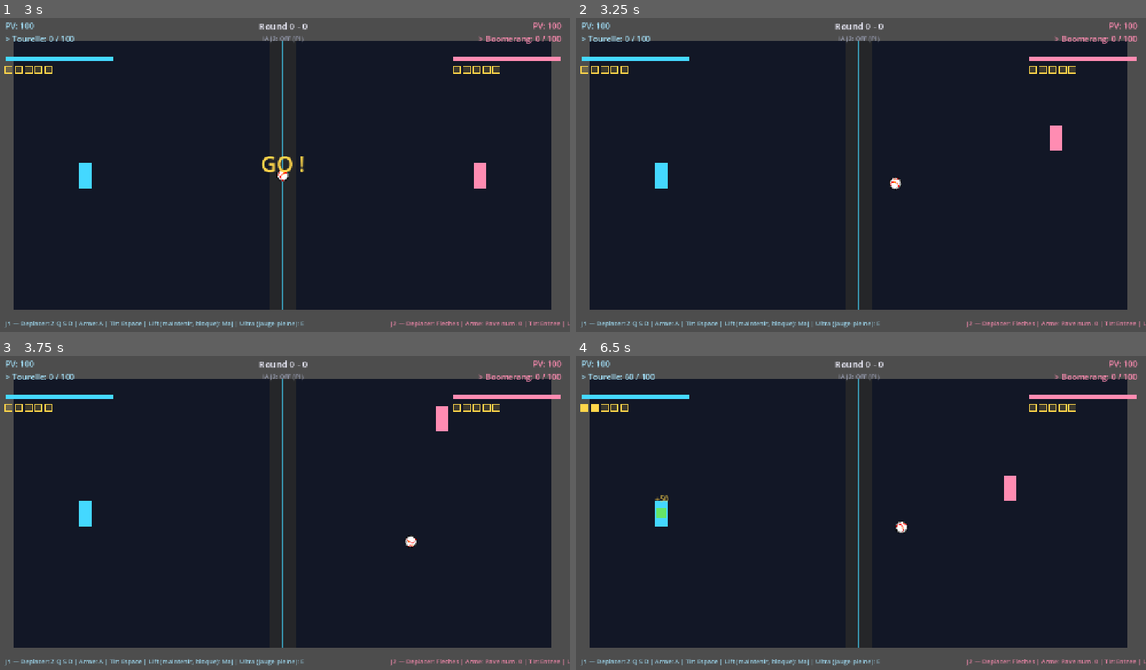
Above: before the commit, frames 1-4 (two rows, left to right).
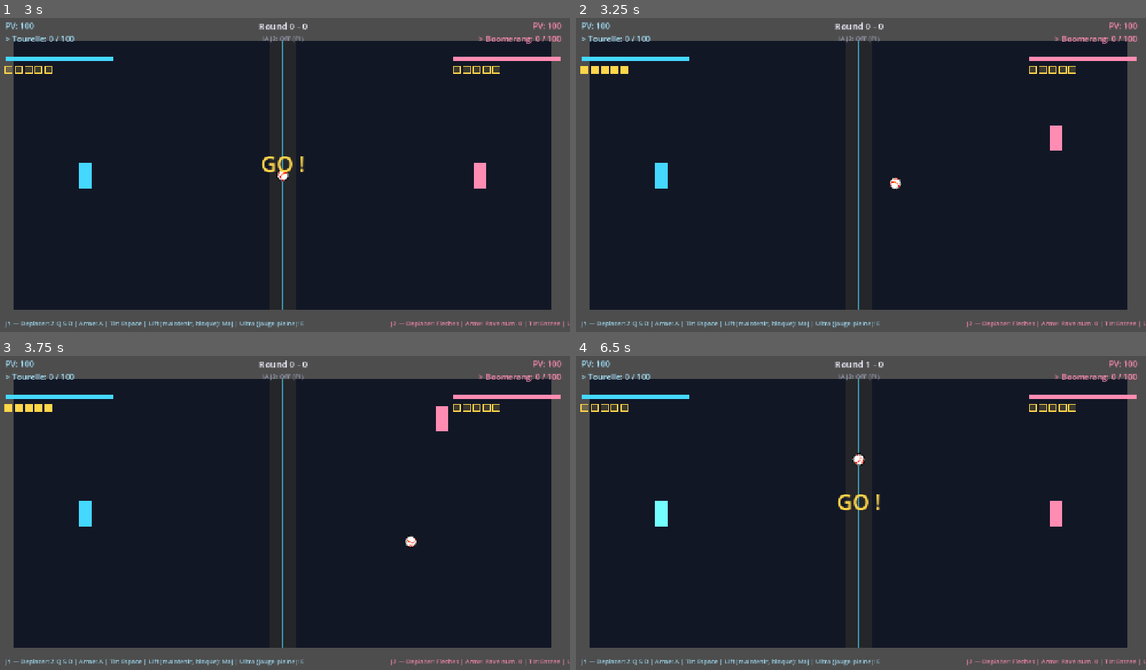
Above: after the commit, the same moments.

Repository: Shakkam/seek_destroy_reflect
Game: Godot game, scene res://scenes/MatchArena.tscn
The game is run twice, just before and just after one commit, with the same random seed, the same clock (stepped at 60 frames per second) and the same inputs. This scene is started directly instead of the project's main scene.
Inputs (mouse positions are in pixels of both pictures, inside the frame that each line leads up to):
- Up to frame 1 (3 s): tap Enter at 0.5, 2 s; move the mouse to (410, 159) at 0.52 s; hold Right 0.53-1.28 s; hold K 0.53-1.28 s; click (410, 159) at 0.67 s; tap Space at 0.77, 1.25, 1.52, 2.75 s; tap U at 0.8, 1.35 s; move the mouse to (171, 190) at 1.27 s; hold Down 1.28-2.03 s; tap M at 1.55 s; move the mouse to (342, 105) at 2.02 s; hold Right 2.03-2.78 s; hold M 2.03-2.78 s; tap K at 2.3, 2.85 s; move the mouse to (256, 240) at 2.77 s; hold Up from 2.78 s (still down); click (256, 240) at 2.92 s
- Up to frame 2 (3.25 s): keep holding Up; tap Space at 3.02 s; tap U at 3.05 s
- Up to frame 3 (3.75 s): move the mouse to (456, 563) at 3.52 s; release Up at 3.53 s; hold Left from 3.53 s (still down); hold U from 3.53 s (still down)
- Up to frame 4 (6.5 s): tap Space at 3.77, 4.52, 6.02 s; tap M at 3.8, 4.35, 6.05 s; move the mouse to (684, 465) at 4.27 s; release U at 4.28 s; tap K at 4.55 s; move the mouse to (889, 513) at 5.02 s; release Left at 5.03 s; hold Down 5.03-5.78 s; hold Enter 5.03-5.78 s; click (889, 513) at 5.17 s; tap U at 5.3 s; move the mouse to (775, 434) at 5.77 s; hold Right from 5.78 s (still down); tap T at 5.85 s

Frame 1 is identical in both runs. In frame 2, 0.1% of the frame differs, in the area x 1-10%, y 15-18%; in frame 3, 0.1%; in frame 4, 1.0%, in the area x 1-86%, y 1-57%.

Commit message:
Add K/U/M dev cheat keys for faster in-match testing
Camil (2026-08-13, previously noted for later): "des cheats shortcuts
pour tests ingame - k => tu instantanement l'adversaire, u => passe les
balles a 5 (pour pouvoir declencher un ultre), m => munitions a 100"

Global keys (not per-player device-scoped), same convention as the
existing F1 (AI toggle)/TAB (hitbox overlay) dev shortcuts. Always
target ship_1 as 'self'/the tester and ship_2 as 'the opponent':
- K: ship_2.apply_damage(full HP) - resolves through the normal
  _check_round_end() path exactly like a real kill (round awarded,
  ships reset for the next round), not a special-cased shortcut.
- U: repeatedly calls ship_1.add_ultra_pip() until ultra_ready() - skips
  grinding 5 real ball misses to test an ultra trigger.
- M: fills every weapon in ship_1's kit to its own gauge_max (100 for
  all current weapons).

Gated on _round_playing so they can't fire mid-freeze (ready gate /
match-over pause).

Verified via real Input.parse_input_event key presses: new
tests/cheat_keys_check.gd, 3/3 PASS (the K check verifies the round-win
was awarded, not a transient HP=0 - apply_damage() and
_check_round_end() run in the same _process() call, so HP is back to
full for round 2 by the time any later frame is observed, same as a real
kill). smoke_test.gd 0 failures, campaign_setup_check.tscn 45/45,
ready_gate_check/ultra_meter_check/lift_fire_priority_check still green,
MatchArena.tscn boots clean headless.

Co-Authored-By: Claude Sonnet 5 <noreply@anthropic.com>

Diff:
--- a/godot_project/nodes/match_arena_node.gd
+++ b/godot_project/nodes/match_arena_node.gd
@@ -37,6 +37,16 @@
 var match_state: MatchState = MatchState.new()
 var _round_active := true
 var _ai_toggle_prev := false
+
+# Dev-only in-match cheat keys (2026-08-13, Camil: "des cheats shortcuts
+# pour tests ingame") — global, not per-player-device-scoped, same
+# convention as F1 (AI toggle)/TAB (hitbox overlay). Always target ship_1
+# as "self"/the tester and ship_2 as "the opponent", mirroring how F1's
+# AI toggle only ever touches ship_2 — matches the assumption a solo dev
+# is testing AS Player 1 against an AI or a second human on ship_2.
+var _cheat_kill_prev := false
+var _cheat_ultra_prev := false
+var _cheat_ammo_prev := false
 
 # Epic 4, Story 4.5 — "match twist" support for campaign rival/boss fights.
 # Campaign match-launch code (Story 4.6/4.8) sets active_twist before the
@@ -153,6 +163,7 @@
 	p2_ultra_meter.pips = ship_2.weapon_state.ultra_pips
 
 	_process_ai_toggle()
+	_process_cheat_keys()
 	_sync_twist_visuals()
 
 	if not _round_playing:
@@ -681,6 +692,32 @@
 		ai_status_label.text = "IA J2: %s (F1)" % ("ON" if ship_2.ai_controlled else "OFF")
 	_ai_toggle_prev = pressed
 
+## Dev-only cheat keys for faster manual testing (2026-08-13): K instantly
+## kills the opponent (ship_2), U maxes ship_1's ultra meter (skip
+## grinding 5 real misses to test an ultra trigger), M fills ship_1's
+## ammo/weapon gauges to 100. Gated on _round_playing so they can't fire
+## mid-freeze (ready gate / match-over pause) and do something undefined.
+func _process_cheat_keys() -> void:
+	if not _round_playing:
+		return
+
+	var kill_pressed := Input.is_physical_key_pressed(KEY_K)
+	if kill_pressed and not _cheat_kill_prev:
+		ship_2.apply_damage(ship_2.state.hp) # HP to exactly 0 regardless of current value — _check_round_end() resolves it normally next frame, same as a real kill
+	_cheat_kill_prev = kill_pressed
+
+	var ultra_pressed := Input.is_physical_key_pressed(KEY_U)
+	if ultra_pressed and not _cheat_ultra_prev:
+		while not ship_1.weapon_state.ultra_ready():
+			ship_1.add_ultra_pip()
+	_cheat_ultra_prev = ultra_pressed
+
+	var ammo_pressed := Input.is_physical_key_pressed(KEY_M)
+	if ammo_pressed and not _cheat_ammo_prev:
+		for i in ship_1.weapon_state.kit.size():
+			ship_1.weapon_state = ship_1.weapon_state.with_gauge_added(ship_1.weapon_state.kit[i].gauge_max, i)
+	_cheat_ammo_prev = ammo_pressed
+
 ## Epic 4, Story 4.5 — configures the arena for one of the pool twists (or
 ## the boss-only energy_orb_pickup). Call before the pre-match ready gate,
 ## or set active_twist directly before this node enters the tree (_ready()
--- /dev/null
+++ b/godot_project/tests/cheat_keys_check.gd
@@ -0,0 +1,56 @@
+extends Node2D
+
+## One-off scene-boot verification for the 2026-08-13 dev cheat keys
+## (Camil: "des cheats shortcuts pour tests ingame - k => tu instantanement
+## l'adversaire, u => passe les balles a 5 (pour pouvoir declencher un
+## ultre), m => munitions a 100"). Real Input.parse_input_event key
+## presses, same pattern as every other input-driven test this session.
+## Run with:
+##   Godot --headless --path godot_project res://tests/cheat_keys_check.tscn --quit-after 30
+
+func _ready() -> void:
+	var arena_scene := load("res://scenes/MatchArena.tscn") as PackedScene
+	var arena := arena_scene.instantiate() as MatchArenaNode
+	add_child(arena)
+	await get_tree().process_frame
+	arena._unfreeze_round() # cheats are gated on _round_playing
+
+	# --- M: fill ship_1's ammo to 100 ---
+	var gauge_before := arena.ship_1.weapon_state.gauges[0]
+	_tap_key(KEY_M)
+	await get_tree().physics_frame
+	await get_tree().physics_frame
+	var gauge_after := arena.ship_1.weapon_state.gauges[0]
+	var ammo_ok: bool = is_equal_approx(gauge_after, arena.ship_1.weapon_state.kit[0].gauge_max) and gauge_after > gauge_before
+	print(("PASS: M fills ship_1's ammo to max (%.0f -> %.0f)" % [gauge_before, gauge_after]) if ammo_ok else ("FAIL: M didn't fill ammo to max (%.0f -> %.0f, max=%.0f)" % [gauge_before, gauge_after, arena.ship_1.weapon_state.kit[0].gauge_max]))
+
+	# --- U: max ship_1's ultra meter ---
+	var ultra_before := arena.ship_1.weapon_state.ultra_pips
+	_tap_key(KEY_U)
+	await get_tree().physics_frame
+	await get_tree().physics_frame
+	var ultra_ok: bool = arena.ship_1.weapon_state.ultra_ready() and arena.ship_1.weapon_state.ultra_pips == WeaponSystemState.ULTRA_METER_MAX
+	print(("PASS: U maxes ship_1's ultra meter (%d -> %d)" % [ultra_before, arena.ship_1.weapon_state.ultra_pips]) if ultra_ok else ("FAIL: U didn't max the ultra meter (%d -> %d)" % [ultra_before, arena.ship_1.weapon_state.ultra_pips]))
+
+	# --- K: instantly kill the opponent (ship_2) ---
+	# NOTE: apply_damage() and _check_round_end() both run within the SAME
+	# _process() call, so a kill's HP-0 is only ever transient — by the
+	# time any later frame is observed, a non-match-ending round win has
+	# already reset ship_2 back to full HP for the next round (the real,
+	# correct round-end flow, same as an actual kill). What's actually
+	# checkable here is that the kill was awarded as a round win.
+	var rounds_won_before: int = arena.match_state.rounds_won[0]
+	_tap_key(KEY_K)
+	await get_tree().physics_frame
+	await get_tree().physics_frame
+	var kill_ok: bool = arena.match_state.rounds_won[0] == rounds_won_before + 1
+	print(("PASS: K instantly kills the opponent, awarding ship_1 a round win (%d -> %d)" % [rounds_won_before, arena.match_state.rounds_won[0]]) if kill_ok else ("FAIL: K didn't award ship_1 a round win (%d -> %d)" % [rounds_won_before, arena.match_state.rounds_won[0]]))
+
+	var all_ok := ammo_ok and ultra_ok and kill_ok
+	get_tree().quit(0 if all_ok else 1)
+
+func _tap_key(physical_keycode: int) -> void:
+	var down := InputEventKey.new()
+	down.physical_keycode = physical_keycode
+	down.pressed = true
+	Input.parse_input_event(down)
--- /dev/null
+++ b/godot_project/tests/cheat_keys_check.tscn
@@ -0,0 +1,6 @@
+[gd_scene format=3]
+
+[ext_resource type="Script" path="res://tests/cheat_keys_check.gd" id="1"]
+
+[node name="CheatKeysCheck" type="Node2D"]
+script = ExtResource("1")
Not shown, added: godot_project/tests/cheat_keys_check.gd.uid
